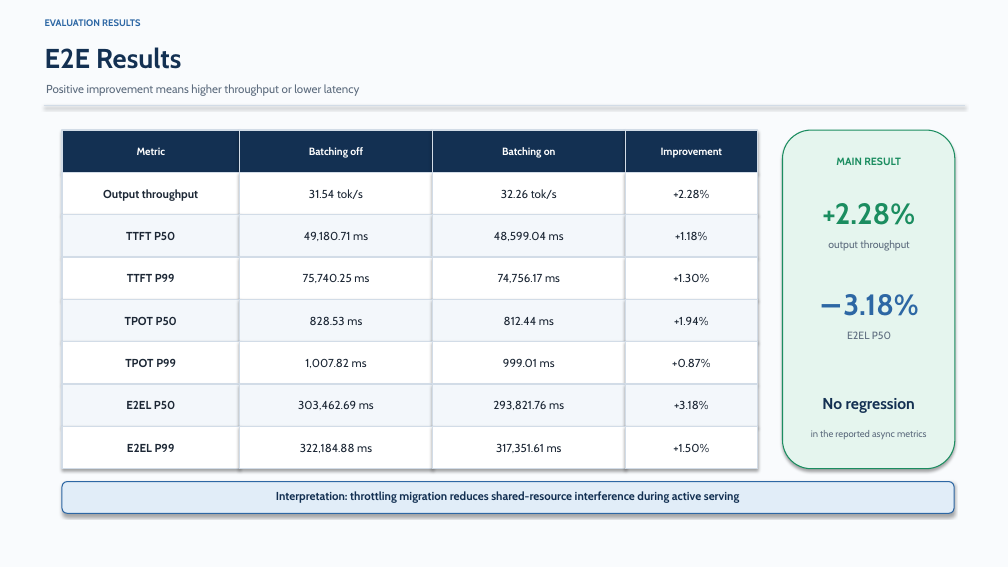
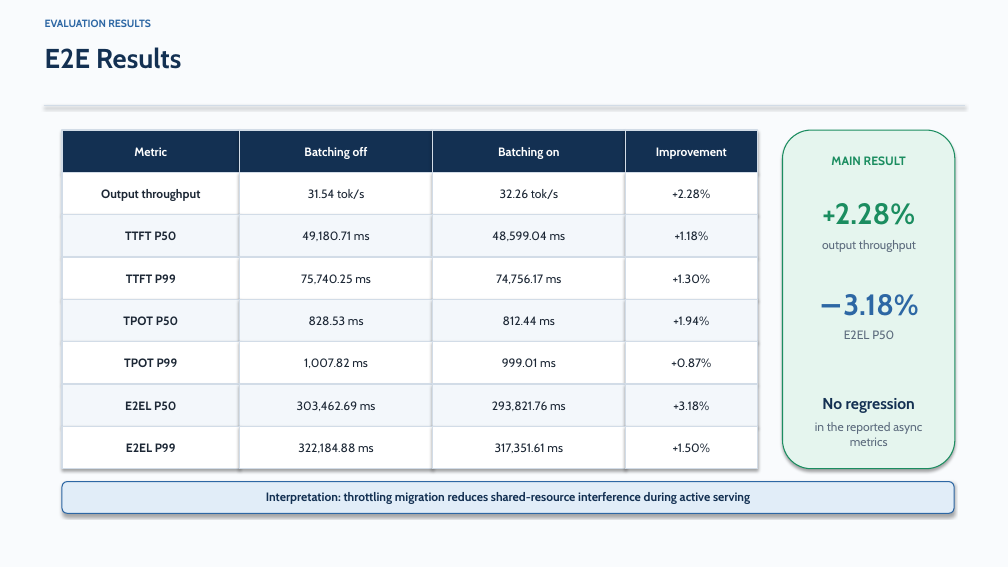
Before and after one commit to DOCCA0/vllm, a slide deck: slide 11 of benchmarks/eplb_rebalance/presentation/eplb_migration_batching.pptx (slide 15 before the commit). Drawn at 1008x567 pixels with LibreOffice and Linux fonts; fonts in the diff are those of the drawing. Boxes give left, top, right and bottom in pixels: in the first picture for what was removed or moved away, otherwise in the second. Text is boxed around its words. In the diff, an @@ line names an element or a change of style, - is before the commit and + after.

```diff
--- a/benchmarks/eplb_rebalance/presentation/eplb_migration_batching.pptx
+++ b/benchmarks/eplb_rebalance/presentation/eplb_migration_batching.pptx
@@ text "EVALUATION RESULTS" at box(45, 19, 151, 27): size 9 to 10 pt @@
@@ text removed at box(46, 84, 360, 96) @@
-Positive improvement means higher throughput or lower latency
@@ size 10 to 11.5 pt in 7 elements at box(134, 147, 167, 156), box(304, 147, 368, 159), box(498, 147, 559, 159), box(656, 147, 727, 159), box(831, 156, 906, 165), box(822, 240, 916, 252), box(844, 330, 894, 339) @@
@@ text "in the reported async metrics" at box(815, 422, 922, 446): size 9 to 11.5 pt @@
@@ size 11 to 11.5 pt in 29 elements at box(101, 189, 201, 201), box(308, 189, 364, 199), box(500, 189, 558, 199), box(672, 189, 710, 198), box(125, 231, 176, 240), box(302, 231, 370, 241), box(492, 231, 566, 241), box(675, 231, 709, 240), box(126, 274, 176, 283), box(301, 274, 371, 284), box(496, 274, 562, 284), box(673, 274, 710, 283), box(123, 316, 178, 325), box(309, 316, 364, 325), box(503, 316, 555, 325), box(673, 316, 709, 325), box(124, 358, 178, 367), box(304, 358, 368, 368), box(502, 358, 556, 367), box(671, 358, 711, 367), box(125, 401, 176, 410), box(297, 401, 376, 411), box(492, 401, 566, 411), box(673, 401, 709, 410), box(126, 443, 176, 452), box(298, 443, 374, 453), box(495, 443, 563, 453), box(673, 443, 710, 452), box(266, 492, 750, 504) @@
```
Also in this commit, not shown: 13 other slides changed, 1 slide added, 5 slides removed, 2 other files.
